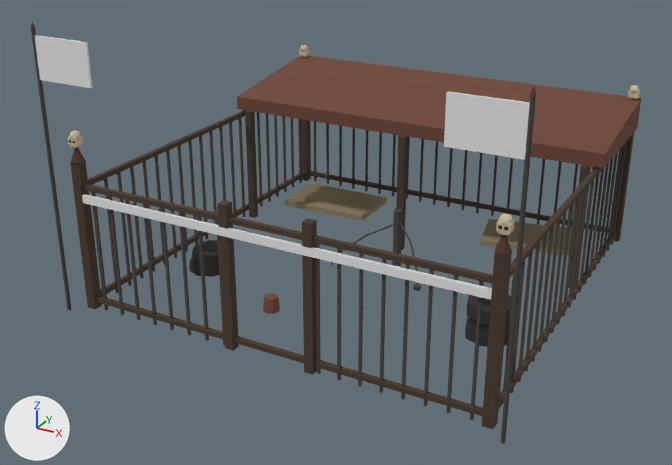
A saved change to the glTF model assets/dist/raider_building_cage/lod0.glb.
Rendered twice from a 50 mm lens placed at (8.1, -16.46, 8.93), pointed at (-0.33, -1.13, 1.27). The lights are fixed; the arrows at lower left show +X, +Y and +Z. The picture after the commit comes second. Vertices at exactly the same position are counted once.

The scene before the commit, as lines of its bpy script (objects in view):
```python
me_raider_building_cage = bpy.data.meshes.new('raider_building_cage')
me_raider_building_cage.from_pydata(...)  # 1277 vertices, 1710 faces; spans x -4.59..4.6, y -4.6..4.32, z 0.0..5.75
me_raider_building_cage.materials.append(mat_bone_stone)  # beige #cdbf9f
me_raider_building_cage.materials.append(mat_canvas_tent)  # brown #8f8264
me_raider_building_cage.materials.append(mat_opening)  # black #12110f
me_raider_building_cage.materials.append(mat_rust_dark)  # brown #55372b
me_raider_building_cage.materials.append(mat_rust_metal)  # brown #7a4b34
me_raider_building_cage.materials.append(mat_rust_roof)  # brown #6f4636
me_raider_building_cage.materials.append(mat_scrap_metal_dark)  # dark grey #4a443e
me_raider_building_cage.materials.append(mat_team_trim)  # white #e7e7e7
me_raider_building_cage.materials.append(mat_tyre_rubber)  # black #2c2b29
me_raider_building_cage.materials.append(mat_wood_dark)  # brown #4a3a2c
ob_raider_building_cage = bpy.data.objects.new('raider_building_cage', me_raider_building_cage)
ob_raider_building_cage.location = (0.0, 0.0, 0.0)
```
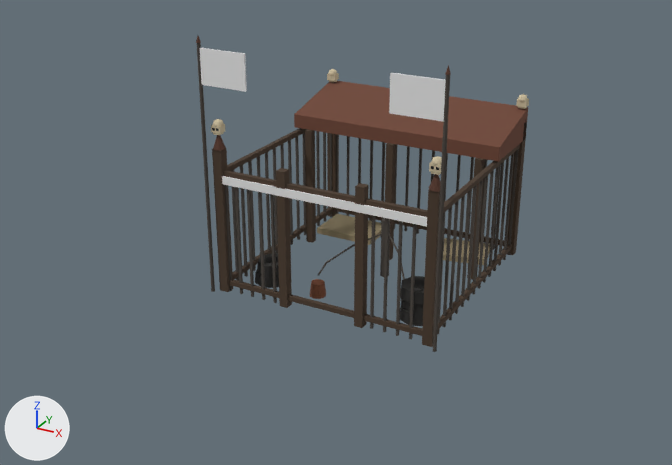
Changed parts and their boxes [x1, y1, x2, y2] in the pictures (672 x 465 px; the box of a moved part takes in the faces that stretch with it):
'raider_building_cage', reshaped (45% narrower, 25% shorter): before [30, 22, 641, 444]; after [196, 36, 529, 352]
part 1 of me_raider_building_cage, moved or reshaped: before [498, 231, 509, 235]; after [431, 172, 441, 175]
part 2 of me_raider_building_cage, moved or reshaped: before [496, 220, 515, 234]; after [429, 163, 441, 173]
part 3 of me_raider_building_cage, moved or reshaped: before [498, 214, 513, 224]; after [431, 156, 442, 165]
part 4 of me_raider_building_cage, moved or reshaped: before [67, 136, 83, 146]; after [211, 124, 225, 134]
part 5 of me_raider_building_cage, moved or reshaped: before [69, 130, 81, 138]; after [212, 119, 224, 126]
part 6 of me_raider_building_cage, moved or reshaped: before [628, 90, 640, 98]; after [516, 99, 529, 108]
part 7 of me_raider_building_cage, moved or reshaped: before [629, 85, 640, 91]; after [518, 94, 528, 101]
part 8 of me_raider_building_cage, moved or reshaped: before [299, 49, 310, 56]; after [327, 73, 339, 81]
part 9 of me_raider_building_cage, moved or reshaped: before [300, 45, 308, 50]; after [328, 69, 337, 75]
part 10 of me_raider_building_cage, added (brown): after [317, 214, 381, 245]
part 11 of me_raider_building_cage, moved or reshaped: before [480, 219, 572, 256]; after [443, 238, 490, 265]
part 12 of me_raider_building_cage, moved or reshaped: before [482, 298, 491, 306]; after [410, 279, 424, 289]
part 13 of me_raider_building_cage, moved or reshaped: before [203, 243, 218, 252]; after [266, 256, 278, 263]
part 14 of me_raider_building_cage, moved or reshaped: before [71, 147, 85, 163]; after [213, 135, 226, 151]
part 15 of me_raider_building_cage, moved or reshaped: before [494, 234, 512, 255]; after [429, 174, 441, 192]
part 16 of me_raider_building_cage, moved or reshaped: before [530, 86, 536, 97]; after [445, 65, 451, 75]
part 17 of me_raider_building_cage, moved or reshaped: before [30, 22, 36, 30]; after [196, 36, 201, 43]
part 18 of me_raider_building_cage, deleted: before [31, 30, 641, 444]
part 19 of me_raider_building_cage, built on: before [285, 183, 418, 285]; after [197, 43, 528, 352]

What the commit changed:
me_raider_building_cage is used by ob_raider_building_cage; location (0.0, 0.0, 0.0).
me_raider_building_cage had 1277 vertices, 1710 faces and spanned x -4.59..4.6, y -4.6..4.32, z 0.0..5.75.
me_raider_building_cage now has 1085 vertices, 1470 faces and spans x -2.54..2.55, y -2.55..2.42, z 0.0..5.35.
me_raider_building_cage part 1: the loose piece of 8 vertices spanning x 4.12..4.28, y -4.28..-4.14, z 3.4..3.44 is moved by (-1.9, 1.9, 0.0).
me_raider_building_cage part 2: the loose piece of 8 vertices spanning x 4.1..4.3, y -4.29..-4.11, z 3.44..3.58 is moved by (-1.9, 1.9, 0.0).
me_raider_building_cage part 3: the loose piece of 17 vertices spanning x 4.08..4.32, y -4.31..-4.08, z 3.58..3.7 is moved by (-1.9, 1.9, 0.0).
me_raider_building_cage part 4: the loose piece of 8 vertices spanning x -4.3..-4.1, y -4.29..-4.11, z 3.44..3.58 is moved by (1.9, 1.9, 0.0).
me_raider_building_cage part 5: the loose piece of 17 vertices spanning x -4.32..-4.08, y -4.31..-4.08, z 3.58..3.7 is moved by (1.9, 1.9, 0.0).
me_raider_building_cage part 6: the loose piece of 8 vertices spanning x 4.1..4.3, y 4.11..4.29, z 3.44..3.58 is moved by (-1.9, -1.9, 0.0).
me_raider_building_cage part 7: the loose piece of 17 vertices spanning x 4.08..4.32, y 4.08..4.31, z 3.58..3.7 is moved by (-1.9, -1.9, 0.0).
me_raider_building_cage part 8: the loose piece of 8 vertices spanning x -4.3..-4.1, y 4.11..4.29, z 3.44..3.58 is moved by (1.9, -1.9, 0.0).
me_raider_building_cage part 9: the loose piece of 17 vertices spanning x -4.32..-4.08, y 4.08..4.31, z 3.58..3.7 is moved by (1.9, -1.9, 0.0).
me_raider_building_cage part 10: a new loose piece, a box spanning x -2.1..-0.7, y 1.15..2.15, z 0.0..0.14, in mat_canvas_tent (brown #8f8264).
me_raider_building_cage part 11: the loose piece of 8 vertices spanning x 1.29..3.51, y 2.36..4.04, z 0.0..0.14 is scaled about its middle by (0.651, 0.688, 1), then moved by (-1.1, -1.5, 0.0).
me_raider_building_cage part 12: the loose piece of 13 vertices spanning x 2.93..3.43, y -1.65..-1.21, z 0.72..0.73 is scaled about its middle by (0.8, 0.8, 1), then moved by (-1.48, -0.02, 0.0).
me_raider_building_cage part 13: the loose piece of 13 vertices spanning x -3.39..-2.94, y -1.77..-1.39, z 0.48..0.49 is scaled about its middle by (0.8, 0.8, 1), then moved by (1.51, 0.12, 0.0).
me_raider_building_cage part 14: the loose piece of 7 vertices spanning x -4.34..-4.06, y -4.32..-4.08, z 3.1..3.45 is moved by (1.9, 1.9, 0.0).
me_raider_building_cage part 15: the loose piece of 7 vertices spanning x 4.06..4.34, y -4.32..-4.08, z 3.1..3.45 is moved by (-1.9, 1.9, 0.0).
me_raider_building_cage part 16: the loose piece of 6 vertices spanning x 4.51..4.6, y -4.6..-4.5, z 5.6..5.75 is moved by (-2.05, 2.05, -0.4).
me_raider_building_cage part 17: the loose piece of 6 vertices spanning x -4.59..-4.5, y -4.6..-4.5, z 5.6..5.75 is moved by (2.05, 2.05, -0.4).
me_raider_building_cage part 18: 110 loose pieces with 963 vertices, spanning x -4.59..4.59, y -4.58..4.3, z 0.0..5.6, are deleted.
me_raider_building_cage part 19: 44 vertices removed from x -3.7..1.22, y -0.41..3.7, z 0.0..1.12; 807 vertices added at x -2.54..2.54, y -2.53..2.4, z 0.0..5.2.
Other edits to the shape of me_raider_building_cage do not show in these pictures.
